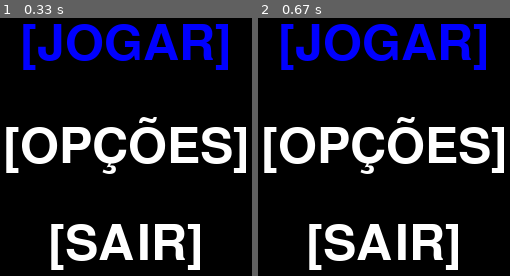
Above: before the commit, frames 1-2 (left to right).
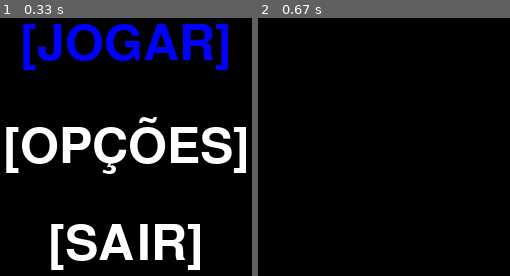
Above: after the commit, the same moments.

Repository: hlvini/vaxforce-pygame
Game: pygame game, started from py_jogoMenu.py
Same seed, same stepped clock (60 frames per second), same inputs: the game is played once before the commit and once after it.
Inputs:
- Up to frame 1 (0.33 s): no input
- Up to frame 2 (0.67 s): tap Enter at 0.33 s

Frame 1 is identical in both runs. In frame 2, 18% of the frame differs, in the area x 2-98%, y 2-98%.

Commit message:
Upload de arquivo de teste para a janela do jogo

Diff:
--- a/py_jogoMenu.py
+++ b/py_jogoMenu.py
@@ -1,6 +1,7 @@
-#Importando Libraries
+# Importando Libraries
 import pygame
 import sys
+import subprocess
 
 # Inicializando Pygame
 pygame.init()
@@ -31,9 +32,10 @@
 #           print("Hello Function")
 # myFunction()
 
+
 # Essa função sera utilizadas para mostrar as opções da var.
 #'opcoes', centralizar as opçoes, atualizar o display
-#e destacar a opção selecionada em azul
+# e destacar a opção selecionada em azul
 def draw_menu(opcao_selec):
     tela.fill(BLACK)
 
@@ -49,8 +51,9 @@
 
     pygame.display.flip()
 
-#A função main() ficara responsável para rastrear a opção selecionada
-#e receber os inputs do usuário e dar os outpus apropriados para cadas opção selecionada
+
+# A função main() ficara responsável para rastrear a opção selecionada
+# e receber os inputs do usuário e dar os outpus apropriados para cadas opção selecionada
 def main():
     opcao_selec = 0
 
@@ -69,7 +72,9 @@
 
                     if opcao_selec == 0:
                         print("JOGAR")
-                        # Jogo
+                        pygame.quit()
+                        subprocess.run(["python", "py_jogoTesteGameplay.py"])
+                        sys.exit()
                     elif opcao_selec == 1:
                         print("OPÇÕES")
                         # Opções
--- /dev/null
+++ b/py_jogoTesteGameplay.py
@@ -0,0 +1,37 @@
+import pygame
+import sys
+
+# Initialize Pygame
+pygame.init()
+
+# Screen dimensions
+largura = 800
+altura = 600
+
+# Colors
+branco = (255, 255, 255)
+preto = (0, 0, 0)
+
+# Create the display surface
+screen = pygame.display.set_mode((largura, altura))
+pygame.display.set_caption("TESTE_JOGO")
+
+
+def main_game():
+    rodando = True
+    while rodando:
+        for event in pygame.event.get():
+            if event.type == pygame.QUIT:
+                rodando = False
+
+        screen.fill(preto)
+        # Game logic goes here
+
+        pygame.display.flip()
+
+    pygame.quit()
+    sys.exit()
+
+
+if __name__ == "__main__":
+    main_game()
